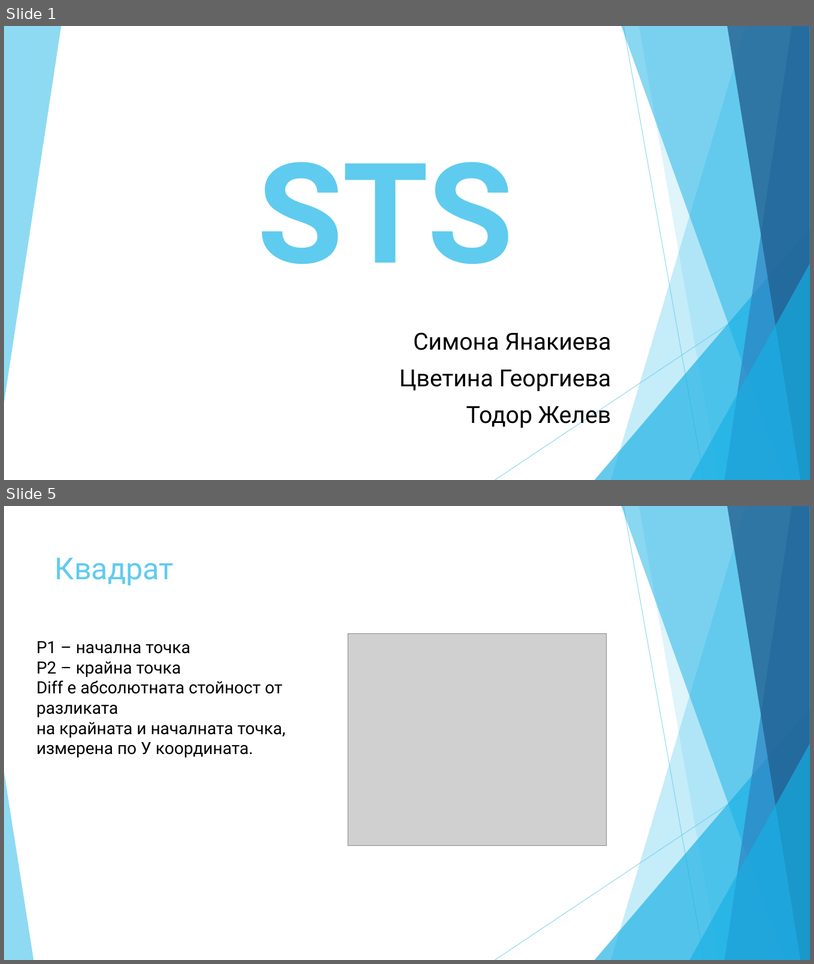
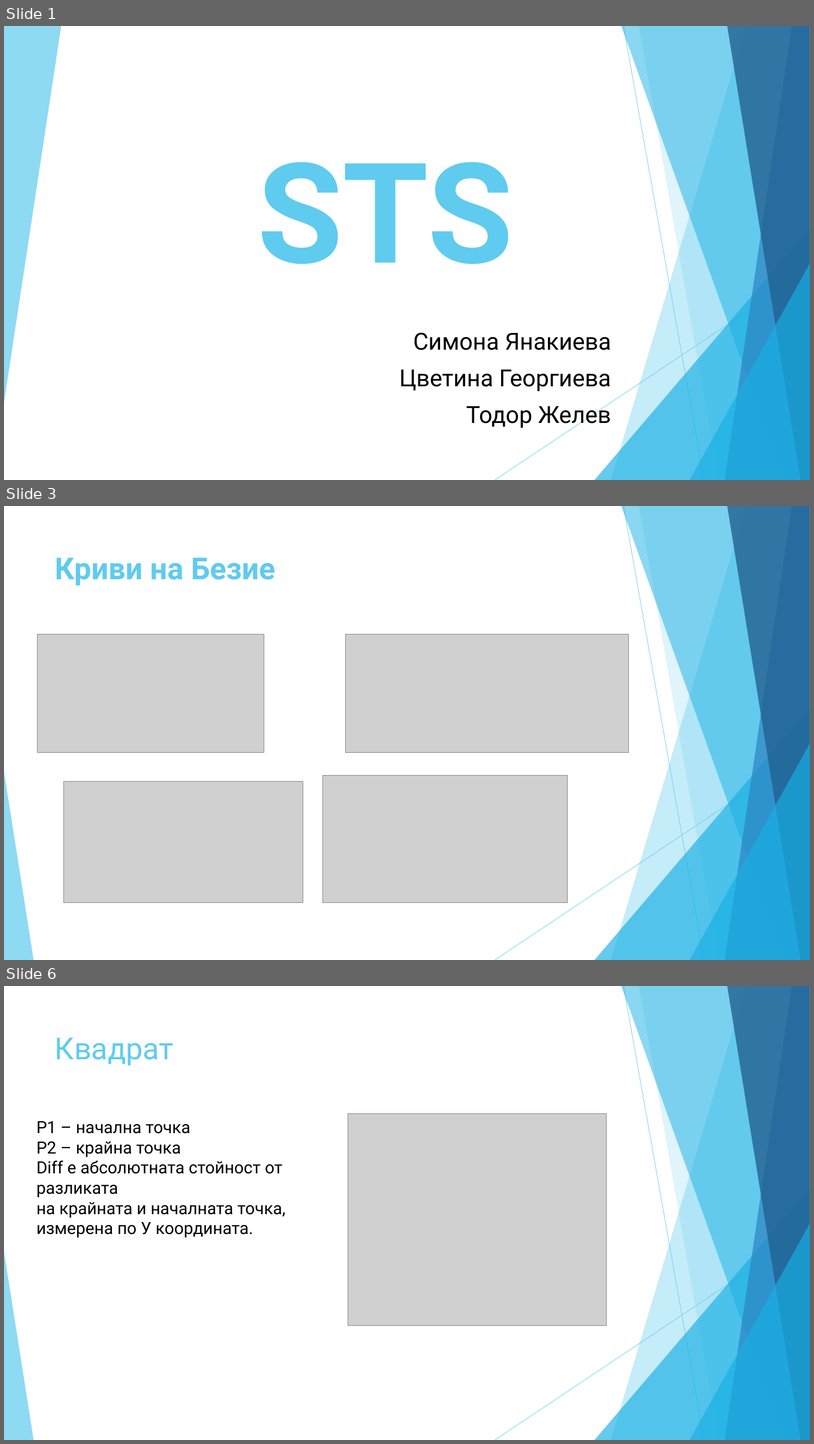
Before and after one commit to todorzhelev/STS, a slide deck: presentation/PresentationFinal.pptx. Shown one above the other, each under a label of ours: slides 1 and 5 before the commit, slides 1, 3 and 6 after it; the slides between them are not shown. The pictures are 814x964 and 814x1444 pixels, drawn with LibreOffice and Linux fonts; fonts in the diff are those of the drawing; grey boxes stand for pictures. Boxes give left, top, right and bottom in pixels: in the first picture for what was removed or moved away, otherwise in the second. Text is boxed around its words. In the diff, an @@ line names an element or a change of style, - is before the commit and + after.

```diff
--- a/presentation/PresentationFinal.pptx
+++ b/presentation/PresentationFinal.pptx
@@ slide 3 added at (x1=4, y1=506, x2=810, y2=960), background #FFFFFF; not listed: 10 template elements that a slide beside it also shows @@
@@ title added at (x1=55, y1=558, x2=275, y2=585), 36 pt, text #5FCBEF, bold @@
+Криви на Безие
@@ picture added at (x1=37, y1=634, x2=264, y2=752) @@
@@ picture added at (x1=346, y1=634, x2=630, y2=752) @@
@@ picture added at (x1=323, y1=775, x2=568, y2=902) @@
@@ picture added at (x1=64, y1=781, x2=303, y2=903) @@
@@ what was slide 5 is now slide 6 @@
```
Also in this commit, not shown: 4 slides changed.
